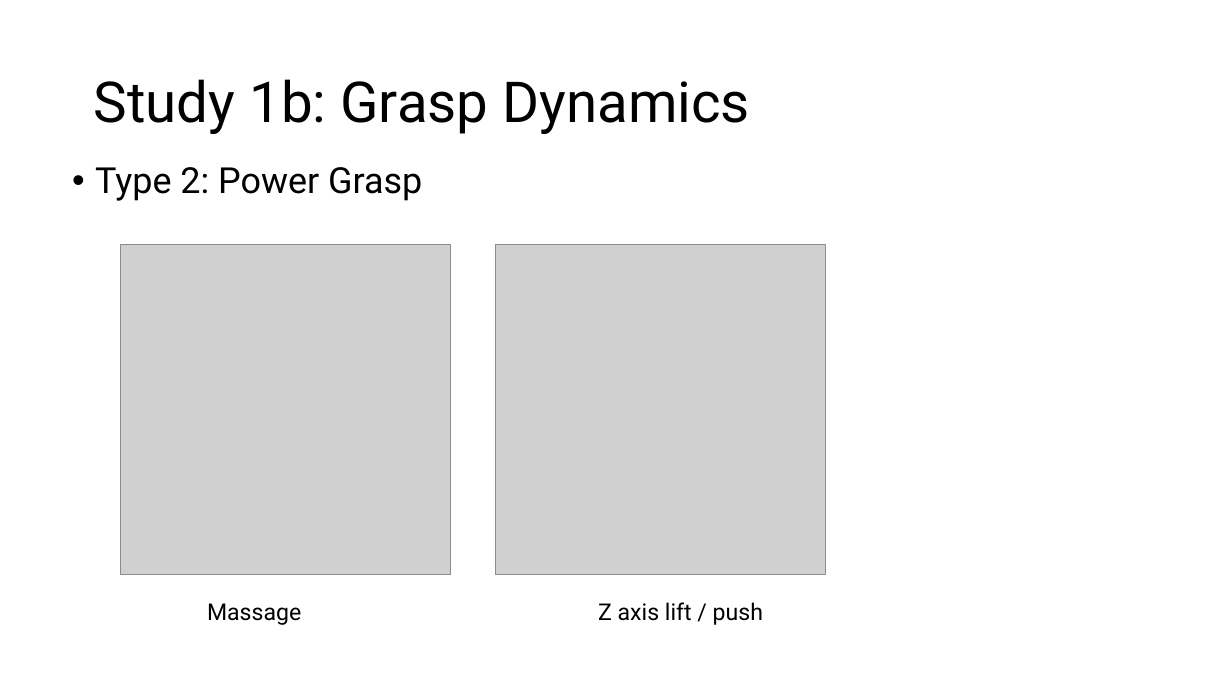
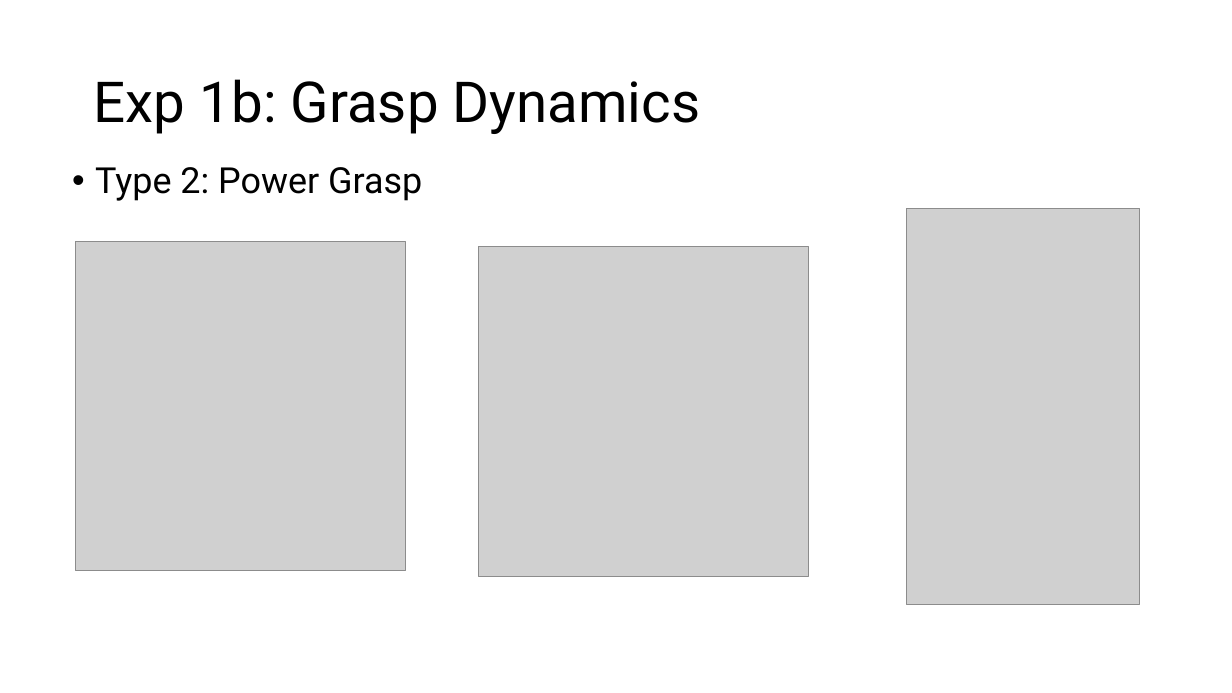
Before and after one commit to UniMelbHumanRoboticsLab/ForceMoCap, a slide deck: slide 13 of experiments/exp1/ForceMoCap Evaluation Protocol.pptx (slide 7 before the commit). Drawn at 1232x693 pixels with LibreOffice and Linux fonts; fonts in the diff are those of the drawing; grey boxes stand for pictures. Boxes give left, top, right and bottom in pixels: in the first picture for what was removed or moved away, otherwise in the second. Text is boxed around its words. In the diff, an @@ line names an element or a change of style, - is before the commit and + after.

```diff
--- a/experiments/exp1/ForceMoCap Evaluation Protocol.pptx
+++ b/experiments/exp1/ForceMoCap Evaluation Protocol.pptx
@@ title at <box>94,79,700,134</box>: text changed @@
-Study 1b: Grasp Dynamics
+Exp 1b: Grasp Dynamics
@@ picture added at <box>906,208,1140,604</box> @@
@@ picture at <box>76,241,406,571</box>: rotation 0 to 180 degrees @@
@@ picture: place and size @@
-picture at <box>496,244,826,574</box>
+picture at <box>479,247,809,577</box>
@@ text removed at <box>207,603,301,625</box> @@
-Massage
@@ text removed at <box>598,602,763,625</box> @@
-Z axis lift / push
```
Also in this commit, not shown: 7 other slides changed, 7 slides added, 26 other files.
